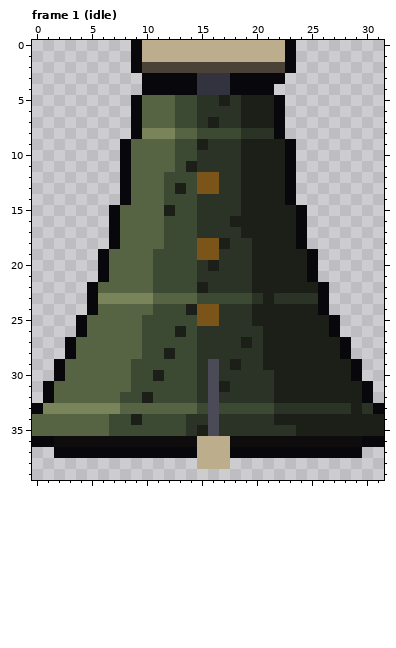
Pixel-art file: art/nv_bell.aseprite. Above, as it was before the edit.
32x40 pixels, 7 frames. Colours within 5 levels of each other are drawn and written as one. Shown: frame 1 (idle). The commit also changed other frames, which this record leaves out.
Now the later version:
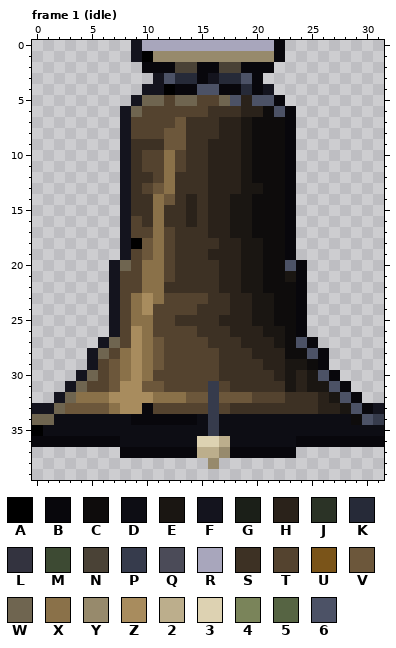
Palette (. is transparent): A #000000  B #08070c  C #0e0c0c  D #0d0d14  E #1a1612  F #14141e  G #1b1f18  H #2a221a  J #2b3326  K #262a38  L #33333f  M #3d4a33  N #4a4236  P #363b4c  Q #4b4b58  R #a8a6bc  S #3d3124  T #54432f  U #7a5419  V #6c573b  W #6f6550  X #8a7149  Y #978a6c  Z #a88c5e  2 #bcae8c  3 #ddd2b2  4 #7a845a  5 #566443  6 #4c5266
Change:
--- frame 1 (idle)
@@ x 0..31 @@
- 0 .........B2222222222222B........
- 1 .........B2222222222222B........
- 2 .........BNNNNNNNNNNNNNB........
- 3 ..........BBBBBLLLBBBBB.........
- 4 ..........BBBBBLLLBBBB..........
- 5 .........B555MMJJGJGGGB.........
- 6 .........B555MMJJJJGGGB.........
- 7 .........B555MMJGJJGGGB.........
- 8 .........B44455MMMMJJJB.........
- 9 ........B5555MMGJJJGGGGB........
-10 ........B5555MMJJJJGGGGB........
-11 ........B5555MGJJJJGGGGB........
-12 ........B555MMMUUJJGGGGB........
-13 ........B555MGMUUJJGGGGB........
-14 ........B555MMMJJJJGGGGB........
-15 .......B5555GMMJJJJGGGGGB.......
-16 .......B5555MMMJJJGGGGGGB.......
-17 .......B5555MMMJJJJGGGGGB.......
-18 .......B5555MMMUUGJJGGGGB.......
-19 ......B5555MMMMUUJJJGGGGGB......
-20 ......B5555MMMMJGJJJGGGGGB......
-21 ......B5555MMMMJJJJJGGGGGB......
-22 .....B55555MMMMGJJJJGGGGGGB.....
-23 .....B444445555MMMMMJGJJJJB.....
-24 .....B55555MMMGUUJJJGGGGGGB.....
-25 ....B55555MMMMMUUJJJGGGGGGGB....
-26 ....B55555MMMGMJJJJJJGGGGGGB....
-27 ...B555555MMMMMJJJJGJGGGGGGGB...
-28 ...B555555MMGMMJJJJJJGGGGGGGB...
-29 ..B555555MMMMMMJQJGJJGGGGGGGGB..
-30 ..B555555MMGMMMJQJJJJJGGGGGGGB..
-31 .B5555555MMMMMMJQGJJJJGGGGGGGGB.
-32 .B555555MMGMMMMJQJJJJJGGGGGGGGB.
-33 B44444445555555MQMMMMMJJJJJJJGJB
-34 5555555MMGMMMMJJQJJJJJGGGGGGGGGG
-35 5555555MMMMMMMJGQJJJJJJJGGGGGGGG
-36 BBCCCCCCCCCCCCC222CCCCCCCCCCCCBB
-37 ..BBBBBBBBBBBBB222BBBBBBBBBBBB..
-38 ...............222..............
+ 0 .........FRRRRRRRRRRRRB.........
+ 1 .........FAYYYYYYYYYYYB.........
+ 2 ..........BBBNNBBNNBBB..........
+ 3 ...........F6KKBFKK6B...........
+ 4 ..........FFABB66BBKBF..........
+ 5 .........FWWTWWTTW6H66B.........
+ 6 ........FWTTTTTTSSSHHC6B........
+ 7 ........FTTTTVSSSHHECCCB........
+ 8 ........FTTTVVSSSHHECCCB........
+ 9 ........FSSSVVSSHHHECCCB........
+10 ........FSTTXTSSHHHECCCB........
+11 ........FSTTXTSSHHHECCCB........
+12 ........FSSTXSSSHHHECCCB........
+13 ........FSTVXSSSHHHEECCB........
+14 ........FSSXVSHSHHEECCCB........
+15 ........FSSXSSHSHHEECCCB........
+16 ........FTSXSSHSHHEECCCB........
+17 ........FTTXTSSSHHEECCCB........
+18 ........FAVXTSSSSHHEECCB........
+19 ........FTVXTSSSHHHEECCB........
+20 .......FWTXXTSSSSHHEECC6B.......
+21 .......FTTXXTSSSSHHEECCEB.......
+22 .......FTTXXSSSSSHHEECCCB.......
+23 .......FTXZXTTTTSSHHEECCB.......
+24 .......FTXZTTTTSSSHHEECCB.......
+25 .......FTXXTTSSSSHHHEECCB.......
+26 .......FTZXTTTTSSSHHHEECB.......
+27 ......FWTZXVTTTTSSSHHHEC6B......
+28 .....FWTXZXVTTTTTSSSHHHCC6B.....
+29 .....FTVXZXVTTTTTSSSSHHEECB.....
+30 ....FWTVXZXTTTTTTSSSSSHEHE6B....
+31 ...FWTTVZZVVTTTTPTSSSSSEHEE6B...
+32 ..FWXXXZZZZXXXVVPVVVTTTSSSHE6B..
+33 FFWVVVVXZZBTTTTTPTSSSSSSSSHHE6BF
+34 WWDDDDDDDBBBBBBDPDDDDDDDDDDDDC6P
+35 ADDDDDDDDDDDDDDDPDDDDDDDDDDDDDDD
+36 BBBBBBBBDDDDDDD332DDDDDDBBBBBBBB
+37 ........BBBBBBB22YBBBBBB........
+38 ................Y...............
 39 ................................
Where, in picture pixels (left, top, right, bottom), the same in both pictures:
changed: (32, 40, 384, 469)
